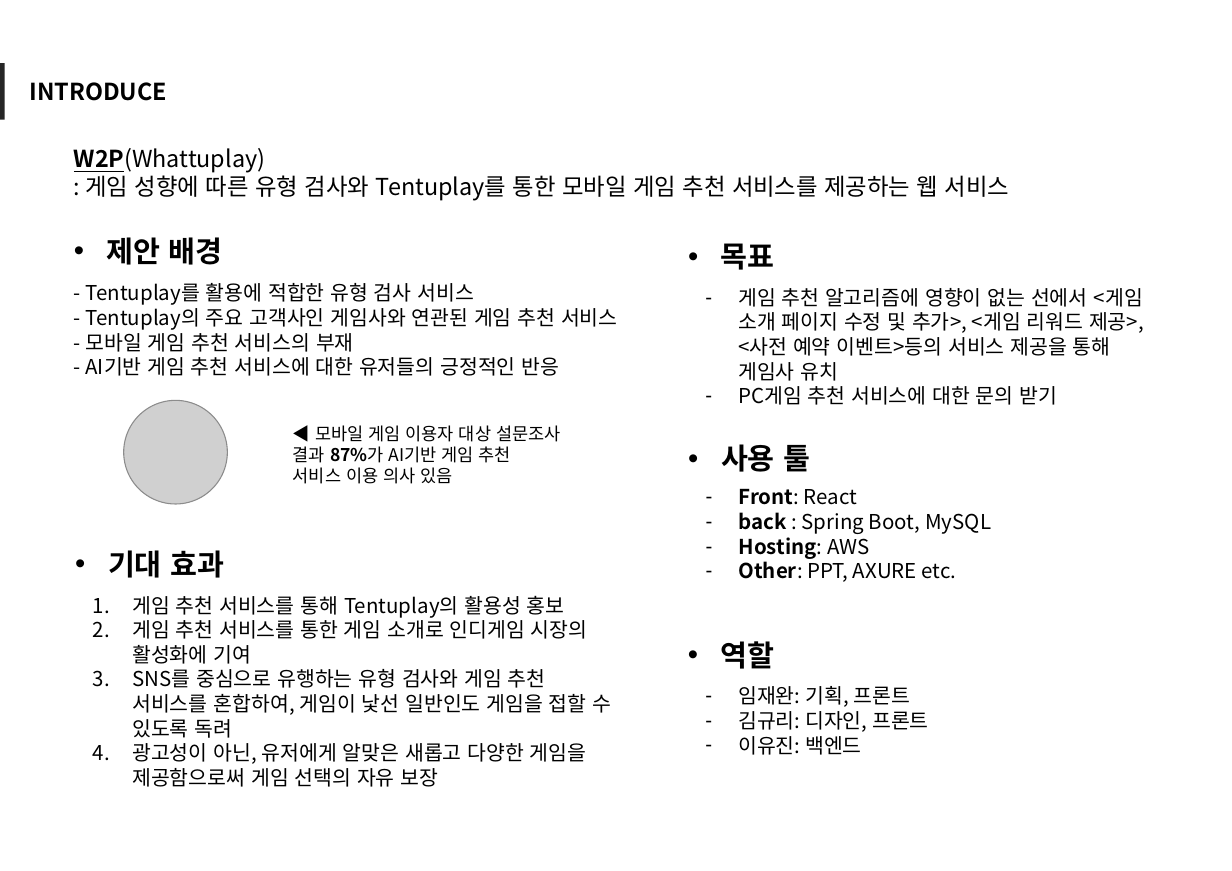
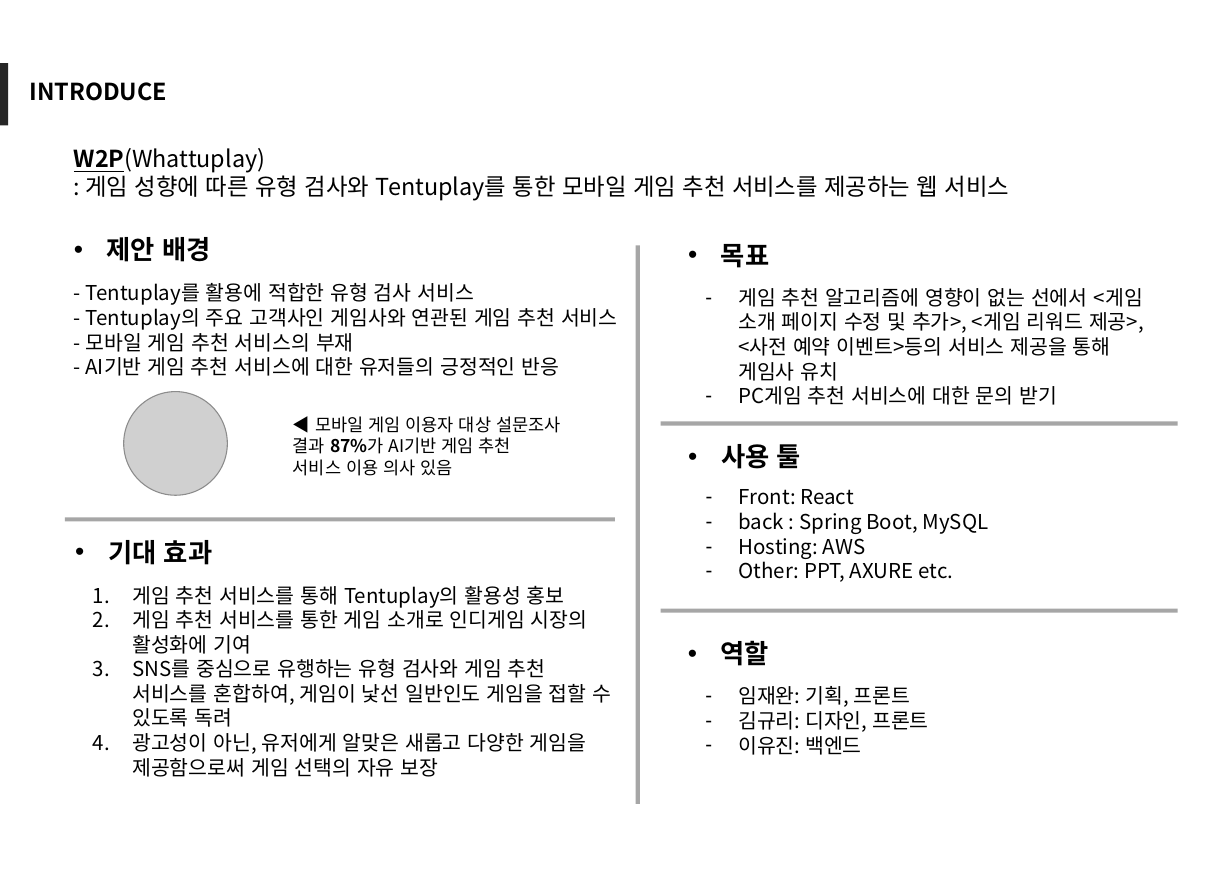
Before and after one commit to JWdori/Solutions_Naver, a slide deck: slide 4 of 개발4팀_기획안.pptx (slide 10 before the commit). Drawn at 1232x871 pixels with LibreOffice and Linux fonts; fonts in the diff are those of the drawing; grey boxes stand for pictures. Boxes give left, top, right and bottom in pixels: in the first picture for what was removed or moved away, otherwise in the second. Text is boxed around its words. In the diff, an @@ line names an element or a change of style, - is before the commit and + after.

```diff
--- a/개발4팀_기획안.pptx
+++ b/개발4팀_기획안.pptx
@@ rectangle added at [0,63,8,125], fill #262626 @@
@@ rectangle added at [635,245,639,803], fill #A6A6A6 @@
@@ rectangle added at [660,421,1177,425], fill #A6A6A6 @@
@@ text "Front: React" at [739,489,989,582]: bold off in "Front:", "back", "Hosting:", "Other:" @@
@@ size 20 to 18 pt in 5 elements at [721,244,769,268], [721,640,769,666], [107,237,211,262], [721,439,801,473], [108,540,212,565] @@
@@ text "기대 효과": place and size @@
-text "기대 효과" at [108,550,224,578]
+text "기대 효과" at [108,540,212,565]
@@ rectangle added at [65,517,615,521], fill #A6A6A6 @@
@@ 2 texts, 1 picture: place and size @@
-2 texts, 1 picture at [123,400,611,787]
+2 texts, 1 picture at [123,392,611,777]
@@ rectangle added at [660,609,1177,613], fill #A6A6A6 @@
```
Also in this commit, not shown: 6 other slides changed, 8 slides added, 6 slides removed, 2 other files.
